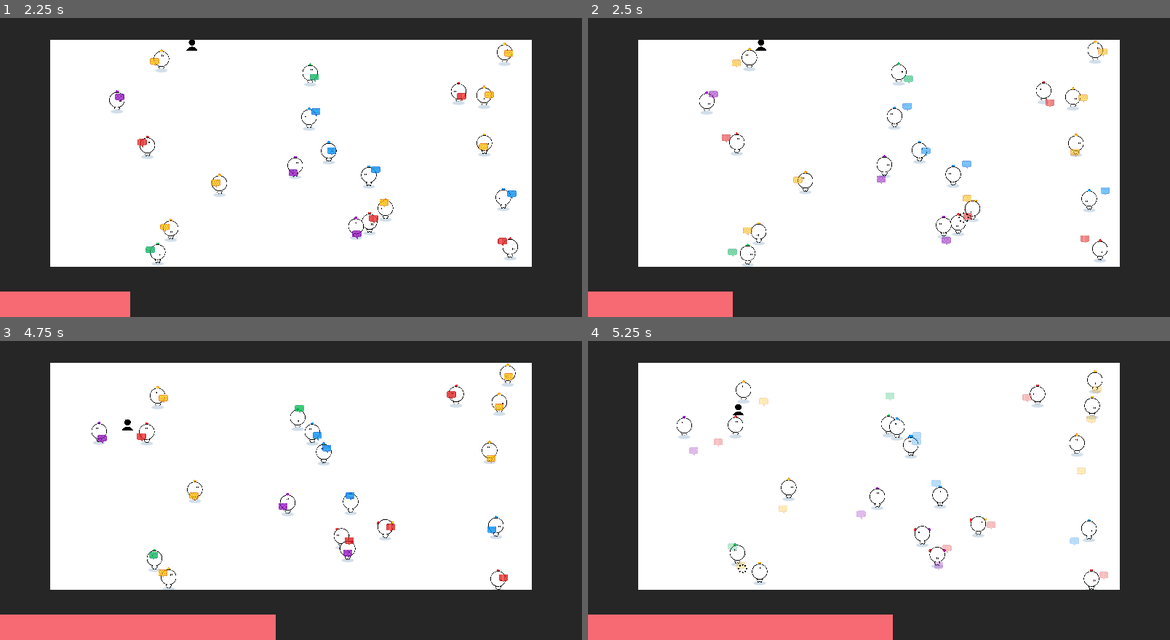
Above: before the commit, frames 1-4 (two rows, left to right).
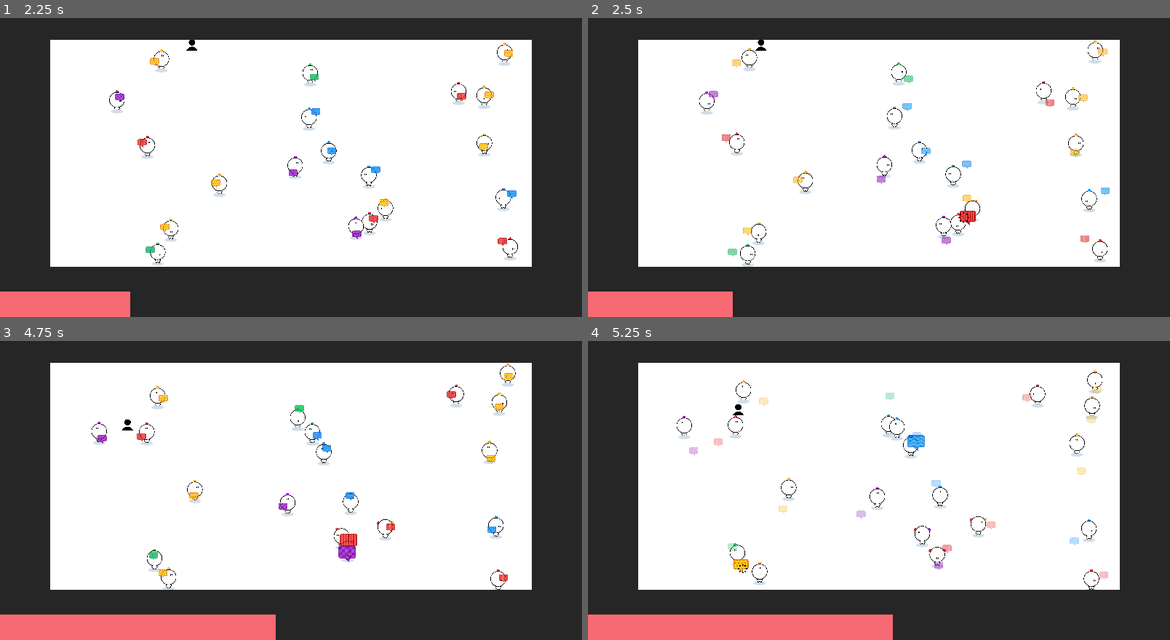
Above: after the commit, the same moments.

Repository: haihala/mankind-knew
Game: Godot game, scene res://world.tscn
The game is run twice, just before and just after one commit, with the same random seed, the same clock (stepped at 60 frames per second) and the same inputs.
Inputs:
- Up to frame 1 (2.25 s): hold W (move_up) 0.53-2.03 s; hold A (move_left) from 2.03 s (still down)
- Up to frame 2 (2.5 s): keep holding A (move_left)
- Up to frame 3 (4.75 s): release A (move_left) at 3.53 s; hold S (move_down) 3.53-4.28 s; hold D (move_right) from 4.28 s (still down)
- Up to frame 4 (5.25 s): release D (move_right) at 5.03 s; hold W (move_up) from 5.03 s (still down)

Frame 1 is identical in both runs. In frame 2, 0.1% of the frame differs, in the area x 63-67%, y 64-70%; in frame 3, 0.2%; in frame 4, 0.3%, in the area x 25-63%, y 31-78%.

Commit message:
Scale and reset speech bubble duration on hit

Diff:
--- a/godot-project/projectile.gd
+++ b/godot-project/projectile.gd
@@ -6,12 +6,11 @@
 @export var speed: float = 50
 @export var sprites: Array[Texture2D] = []
 @export var sounds: Array[AudioStream] = []
+@export_range(0, 4) var on_hit_grow: float = 1
 @export var sparkle_scene: PackedScene
 var belief: NPC.Belief
 var creator: Node
 var touched: Array[Node] = []
-
-# Ammu ajatuskuplan kasvu yli
 
 func _ready() -> void:
 	$Sprite.texture = sprites[belief]
@@ -24,9 +23,15 @@
 
 func _physics_process(delta: float) -> void:
 	var velocity = Vector2.from_angle(rotation) * speed
-	var alpha = ($DespawnTimer.time_left / $DespawnTimer.wait_time)
+	var alpha = $DespawnTimer.time_left / $DespawnTimer.wait_time
 	$Sprite.modulate.a = alpha
 	position += velocity * delta
+
+	# Scale self on hit
+	var scale_phase = $SizeAdjustmentTimer.time_left / $SizeAdjustmentTimer.wait_time
+	var ease = 1-pow(2*scale_phase-1, 2)
+	var scaler = 1 + ease * on_hit_grow
+	scale = Vector2(scaler, scaler)
 
 func collision(body: Node2D) -> void:
 	if body == creator or body in touched:
@@ -39,3 +44,8 @@
 		var sparkle = sparkle_scene.instantiate()
 		sparkle.position = position
 		get_parent().add_child(sparkle)
+
+		$SizeAdjustmentTimer.start()
+		# Restart despawn timer
+		# This increases the time exponentially, growing for each encounter
+		$DespawnTimer.start(1.2*$DespawnTimer.wait_time)
--- a/godot-project/projectile.tscn
+++ b/godot-project/projectile.tscn
@@ -32,12 +32,16 @@
 scale = Vector2(0.08, 0.08)
 texture = ExtResource("4_gmjl6")
 
+[node name="SpawnSound" type="AudioStreamPlayer2D" parent="."]
+volume_db = -18.035
+
 [node name="DespawnTimer" type="Timer" parent="."]
 one_shot = true
 autostart = true
 
-[node name="SpawnSound" type="AudioStreamPlayer2D" parent="."]
-volume_db = -18.035
+[node name="SizeAdjustmentTimer" type="Timer" parent="."]
+wait_time = 0.5
+one_shot = true
 
 [connection signal="body_entered" from="." to="." method="collision"]
 [connection signal="timeout" from="DespawnTimer" to="." method="queue_free"]
